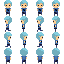
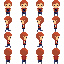
The second 64 x 64 image is a revision of the first. Changes to its layers:
renamed "Layer 4" to "Layer 32", moved it out of group "Layer 16", painted on it over [4, 0, 60, 60]
painted on "right foot front" (2nd of 2, in "walk") over [4, 0, 60, 60]
